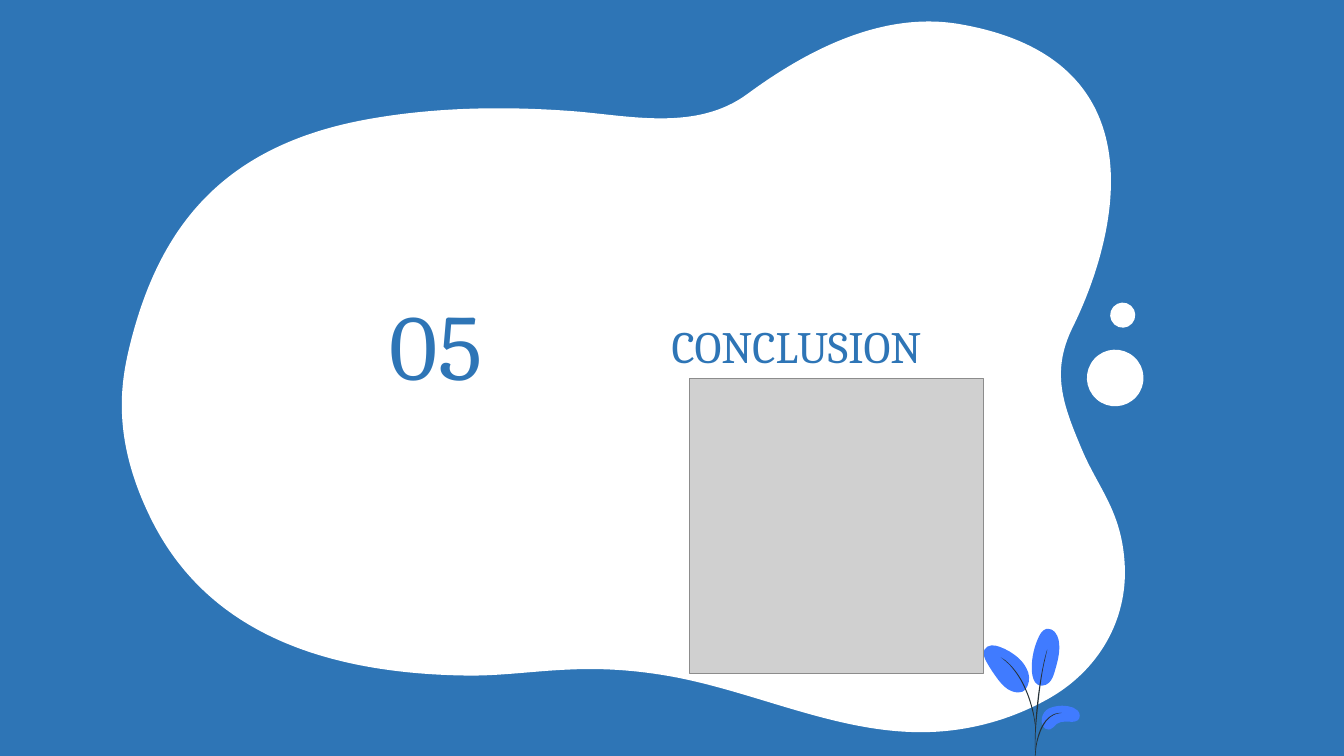
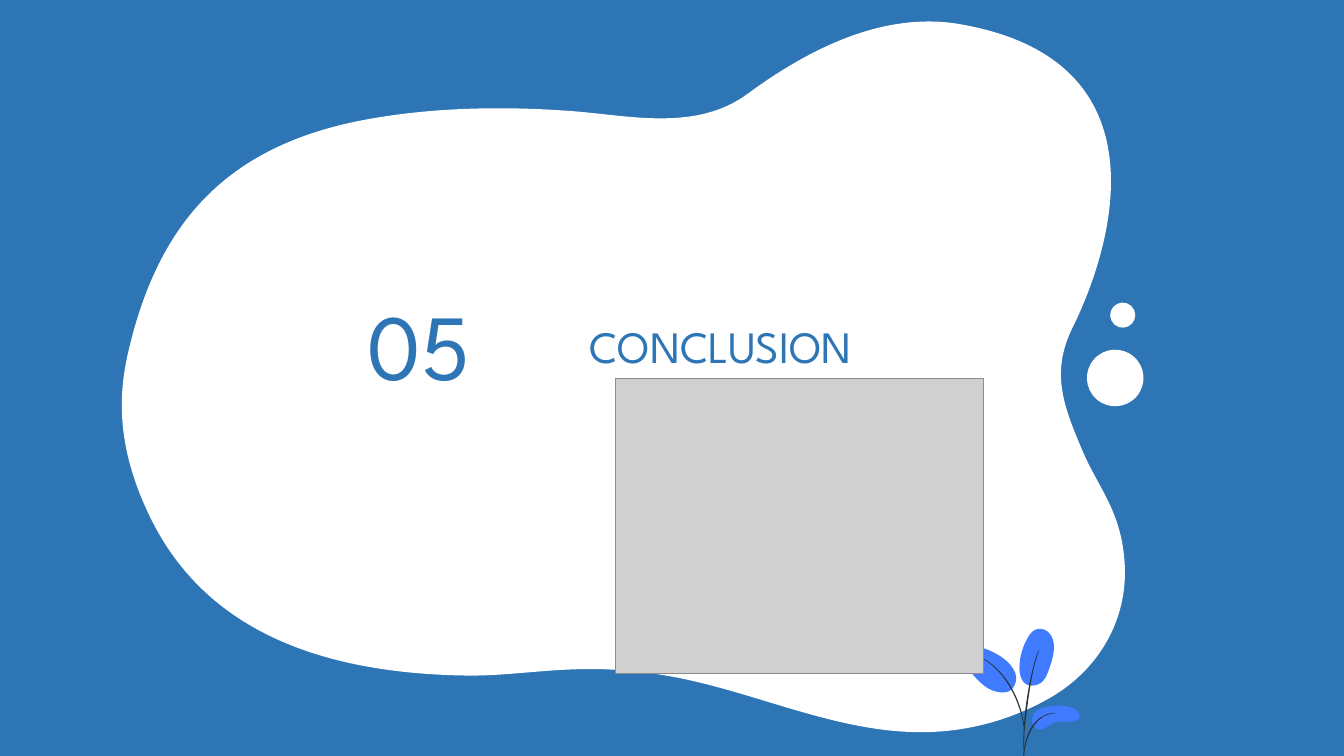
Before and after one commit to Claude127/stageX2, a slide deck: slide 24 of Presentation1.pptx. Drawn at 1344x756 pixels with LibreOffice and Linux fonts; fonts in the diff are those of the drawing; grey boxes stand for pictures. Boxes give left, top, right and bottom in pixels: in the first picture for what was removed or moved away, otherwise in the second. Text is boxed around its words. In the diff, an @@ line names an element or a change of style, - is before the commit and + after.

```diff
--- a/Presentation1.pptx
+++ b/Presentation1.pptx
@@ title "05": place and size @@
-title "05" at <box>390,317,483,381</box>
+title "05" at <box>368,317,471,381</box>
@@ title "05" at <box>368,317,471,381</box>: font Cambria to League Spartan @@
@@ title "CONCLUSION" at <box>590,333,852,364</box>: font Cambria to League Spartan @@
@@ title "CONCLUSION": place and size @@
-title "CONCLUSION" at <box>672,332,922,364</box>
+title "CONCLUSION" at <box>590,333,852,364</box>
@@ picture: place and size @@
-picture at <box>690,379,984,674</box>
+picture at <box>616,379,985,674</box>
@@ freeform shape: place and size @@
-freeform shape at <box>1032,629,1062,686</box>
+freeform shape at <box>1019,629,1056,686</box>
@@ freeform shape: place and size @@
-freeform shape at <box>983,645,1030,693</box>
+freeform shape at <box>958,645,1017,693</box>
@@ freeform shape: place and size @@
-freeform shape at <box>1001,657,1035,730</box>
+freeform shape at <box>981,657,1024,730</box>
@@ freeform shape: place and size @@
-freeform shape at <box>1035,649,1048,755</box>
+freeform shape at <box>1023,649,1038,755</box>
@@ freeform shape: place and size @@
-freeform shape at <box>1035,713,1063,756</box>
+freeform shape at <box>1023,713,1058,756</box>
@@ freeform shape: place and size @@
-freeform shape at <box>1042,706,1081,730</box>
+freeform shape at <box>1031,706,1081,730</box>
```
Also in this commit, not shown: 25 other slides changed.
